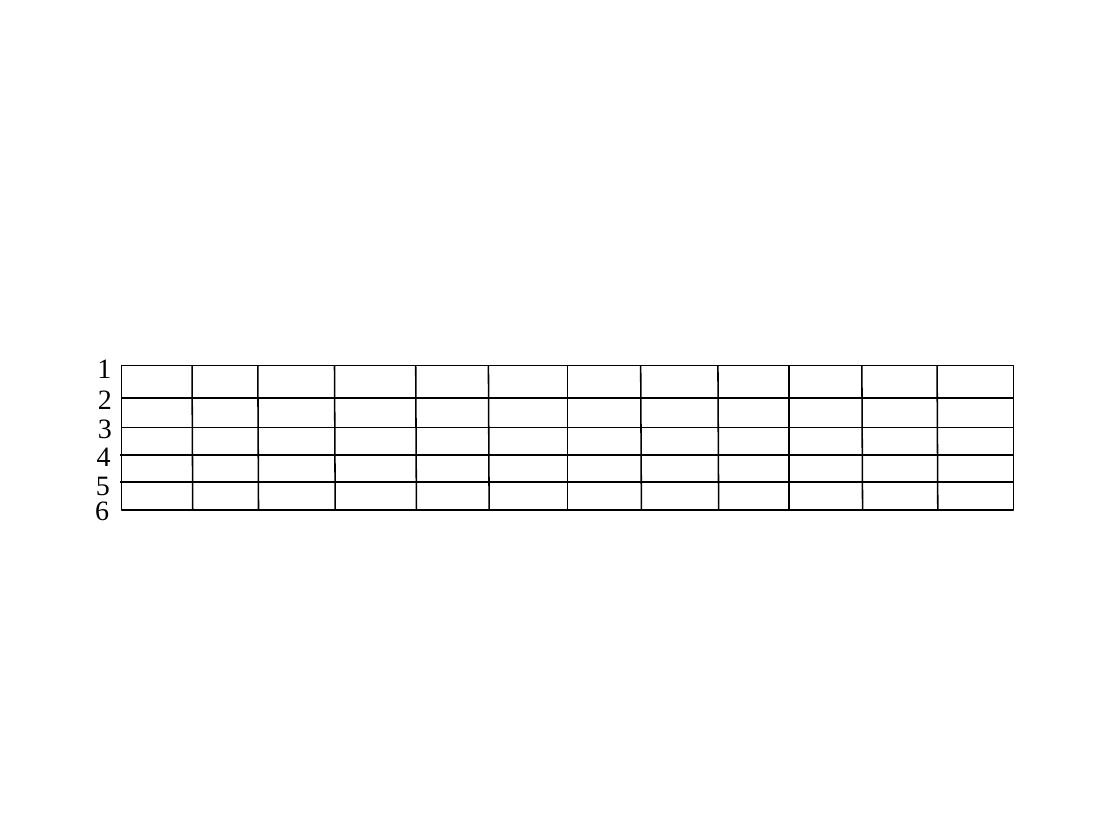
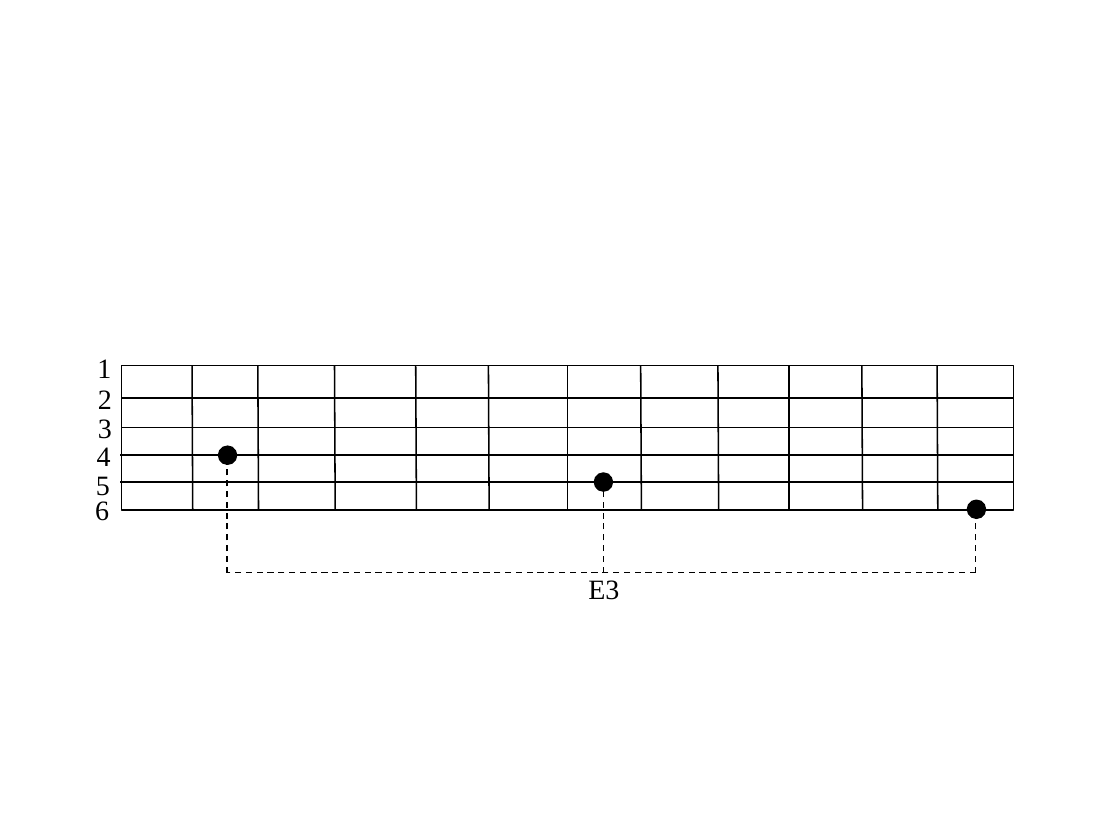
Before and after one commit to jmichel3/ms-thesis, a slide deck: slide 3 of final/flowchart.pptx. Drawn at 1120x840 pixels with LibreOffice and Linux fonts; fonts in the diff are those of the drawing. Boxes give left, top, right and bottom in pixels: in the first picture for what was removed or moved away, otherwise in the second. Text is boxed around its words. In the diff, an @@ line names an element or a change of style, - is before the commit and + after.

```diff
--- a/final/flowchart.pptx
+++ b/final/flowchart.pptx
@@ ellipse added at (218, 446, 236, 464), fill #000000, outline #000000 0.75 pt @@
@@ line added from (227, 572) to (227, 455), #000000 1 pt dashed @@
@@ ellipse added at (595, 473, 613, 491), fill #000000, outline #000000 0.75 pt @@
@@ line added from (604, 572) to (604, 479), #000000 1 pt dashed @@
@@ ellipse added at (968, 500, 986, 517), fill #000000, outline #000000 0.75 pt @@
@@ line added from (976, 572) to (976, 506), #000000 1 pt dashed @@
@@ line added from (976, 572) to (227, 572), #000000 1 pt dashed @@
@@ text added at (588, 580, 619, 600), 18 pt, text #000000 @@
+E3
```
Also in this commit, not shown: 9 other files.
